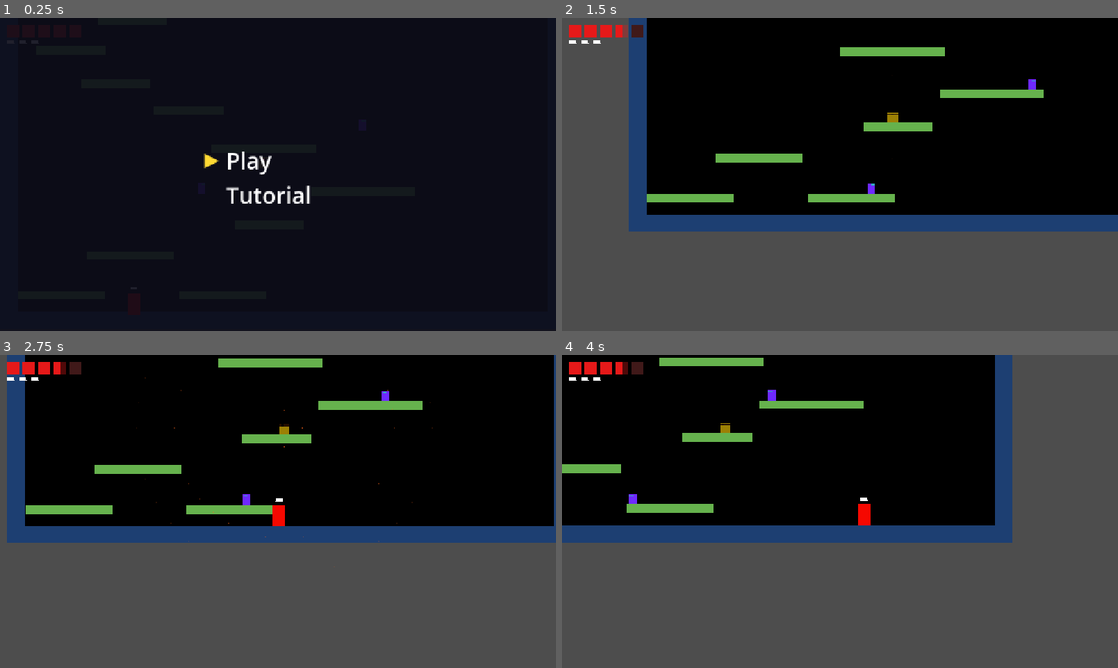
Above: before the commit, frames 1-4 (two rows, left to right).
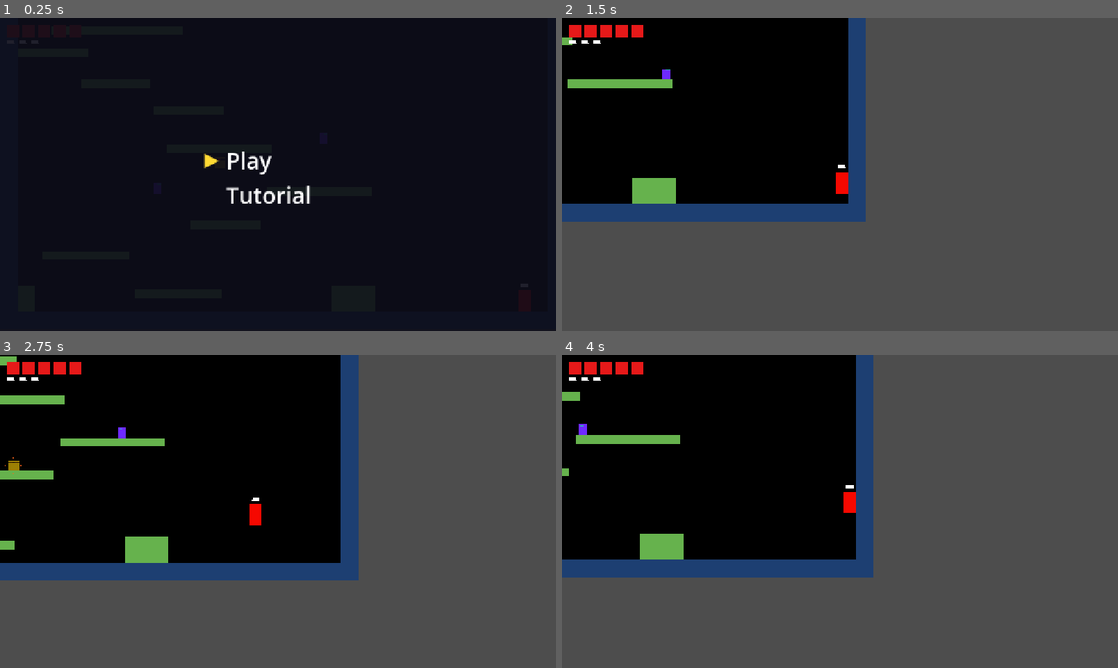
Above: after the commit, the same moments.

Repository: danngreen/fuzzy-world-2.0
Game: Godot game, scene res://scenes/main.tscn
Same seed, same stepped clock (60 frames per second), same inputs: the game is played once before the commit and once after it.
Inputs:
- Up to frame 1 (0.25 s): no input
- Up to frame 2 (1.5 s): tap Enter at 0.5 s; hold Space (jump) 0.53-1.28 s; hold Right (move_right) from 0.53 s (still down); tap Space (jump) at 1.35 s
- Up to frame 3 (2.75 s): tap Space (jump) at 1.52, 1.82 s; release Right (move_right) at 2.03 s; hold Left (move_left) from 2.03 s (still down); hold Space (jump) from 2.03 s (still down)
- Up to frame 4 (4 s): release Left (move_left) at 2.78 s; release Space (jump) at 2.78 s; hold Right (move_right) from 2.78 s (still down); tap Space (jump) at 2.85, 3.02, 3.32 s; hold Space (jump) from 3.53 s (still down)

The runs differ from the first frame. In frame 2, 47% of the frame differs, in the area x 0-100%, y 0-69%; in frame 3, 40%; in frame 4, 29%.

Commit message:
Add guides to level 1

Diff:
--- a/scenes/level/level_01.tscn
+++ b/scenes/level/level_01.tscn
@@ -6,6 +6,7 @@
 [ext_resource type="PackedScene" uid="uid://level002" path="res://scenes/level/level_02.tscn" id="4_level02"]
 [ext_resource type="PackedScene" uid="uid://platform001" path="res://scenes/platform/platform.tscn" id="5_platform"]
 [ext_resource type="PackedScene" uid="uid://bl73rv4wein64" path="res://scenes/platform/moving_platform.tscn" id="6_us4u7"]
+[ext_resource type="PackedScene" uid="uid://dfb8x2m1r12" path="res://scenes/ui/guide_trigger.tscn" id="7_guide"]
 
 [sub_resource type="CanvasItemMaterial" id="CanvasItemMaterial_3gack"]
 
@@ -20,7 +21,7 @@
 color = Color(0, 0, 0, 1)
 
 [node name="SpawnPoint" type="Marker2D" parent="."]
-position = Vector2(309, 662)
+position = Vector2(1208, 655)
 
 [node name="Floor" parent="." instance=ExtResource("5_platform")]
 position = Vector2(649.5, 700)
@@ -33,15 +34,19 @@
 platform_color = Color(0.113725, 0.247059, 0.447059, 1)
 
 [node name="Platform6" parent="." instance=ExtResource("5_platform")]
-position = Vector2(511, 642)
+position = Vector2(409, 639)
 platform_size = Vector2(200, 20)
 
 [node name="Platform20" parent="." instance=ExtResource("5_platform")]
-position = Vector2(141, 642)
-platform_size = Vector2(200, 20)
+position = Vector2(812, 650)
+platform_size = Vector2(100, 60)
+
+[node name="Platform21" parent="." instance=ExtResource("5_platform")]
+position = Vector2(60, 650)
+platform_size = Vector2(40, 60)
 
 [node name="Platform1" parent="." instance=ExtResource("5_platform")]
-position = Vector2(300, 550)
+position = Vector2(198, 550)
 platform_size = Vector2(200, 20)
 
 [node name="Platform5" parent="." instance=ExtResource("5_platform")]
@@ -51,16 +56,17 @@
 position = Vector2(434, 216)
 
 [node name="Platform2" parent="." instance=ExtResource("5_platform")]
-position = Vector2(620, 479)
+position = Vector2(518, 479)
 
 [node name="Platform8" parent="." instance=ExtResource("5_platform")]
-position = Vector2(163, 80)
+position = Vector2(121, 85)
 
 [node name="Platform9" parent="." instance=ExtResource("5_platform")]
-position = Vector2(305, 10)
+position = Vector2(269, 34)
+platform_size = Vector2(300, 20)
 
 [node name="Platform10" parent="." instance=ExtResource("5_platform")]
-position = Vector2(453, -61)
+position = Vector2(453, -48)
 
 [node name="Platform11" parent="." instance=ExtResource("5_platform")]
 position = Vector2(619, -128)
@@ -84,17 +90,18 @@
 position = Vector2(625, -531)
 
 [node name="Platform18" parent="." instance=ExtResource("5_platform")]
-position = Vector2(460, -469)
+position = Vector2(406, -471)
+platform_size = Vector2(400, 20)
 
 [node name="Platform19" parent="." instance=ExtResource("5_platform")]
 position = Vector2(239, -641)
 
 [node name="Platform4" parent="." instance=ExtResource("5_platform")]
-position = Vector2(606, 305)
+position = Vector2(504, 305)
 platform_size = Vector2(240, 20)
 
 [node name="Platform3" parent="." instance=ExtResource("5_platform")]
-position = Vector2(836, 403)
+position = Vector2(734, 403)
 platform_size = Vector2(240, 20)
 
 [node name="WallLeft" parent="." instance=ExtResource("5_platform")]
@@ -108,13 +115,13 @@
 platform_color = Color(0.113725, 0.247059, 0.447059, 1)
 
 [node name="PatrolEnemy1" parent="." instance=ExtResource("1_patrol")]
-position = Vector2(463, 396)
+position = Vector2(361, 396)
 
 [node name="PatrolEnemy2" parent="." instance=ExtResource("1_patrol")]
-position = Vector2(833, 250)
+position = Vector2(744, 281)
 
 [node name="ChaseEnemy1" parent="." instance=ExtResource("2_chase")]
-position = Vector2(607, 337)
+position = Vector2(505, 337)
 detection_radius = 130.0
 
 [node name="Portal" parent="." instance=ExtResource("3_portal")]
@@ -126,3 +133,18 @@
 move_offset = Vector2(400, 0)
 move_speed = 600.0
 move_mode = 1
+
+[node name="GuideMovement" parent="." instance=ExtResource("7_guide")]
+position = Vector2(1208, 655)
+guide_id = "movement"
+dismiss_radius = 170.0
+
+[node name="GuideTrigger" parent="." instance=ExtResource("7_guide")]
+position = Vector2(893, 655)
+guide_id = "jump"
+trigger_radius = 75.0
+dismiss_radius = 100.0
+
+[node name="GuideTrigger2" parent="." instance=ExtResource("7_guide")]
+position = Vector2(230, 127)
+guide_id = "grow_shrink"
Not shown: 1 places in scenes/level/level_01.tscn that only renumber resources
